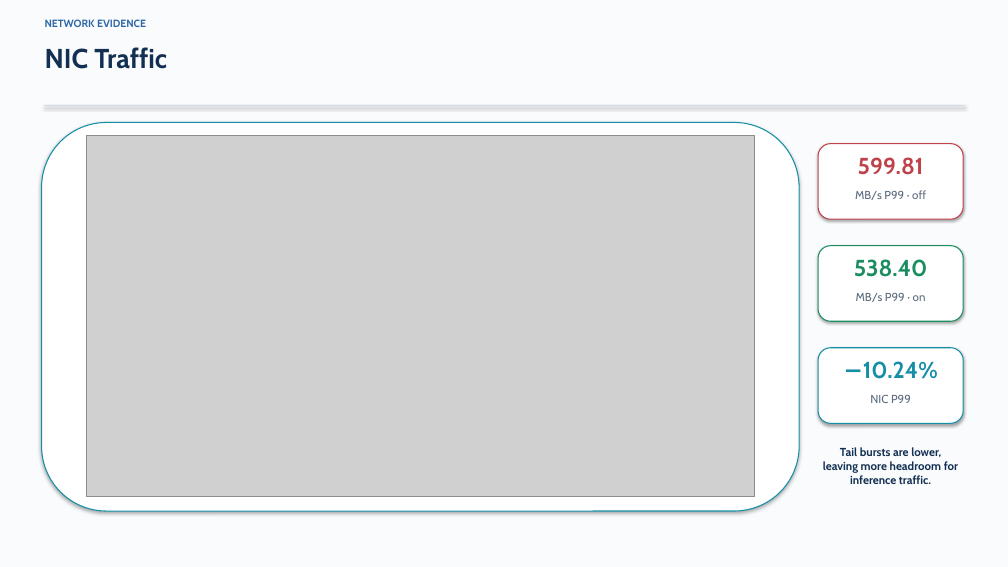
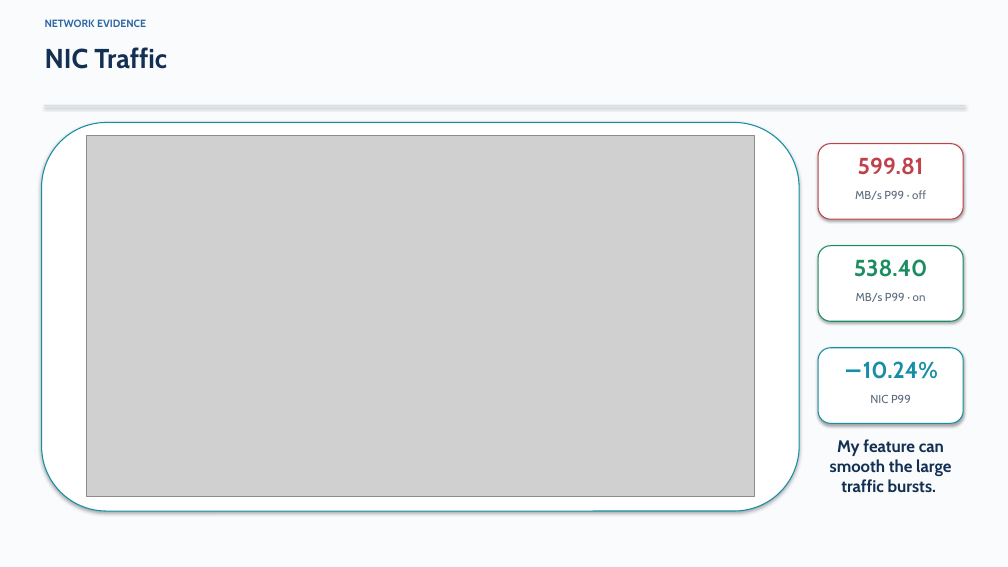
Before and after one commit to DOCCA0/vllm, a slide deck: slide 13 of benchmarks/eplb_rebalance/presentation/eplb_migration_batching.pptx. Drawn at 1008x567 pixels with LibreOffice and Linux fonts; fonts in the diff are those of the drawing; grey boxes stand for pictures. Boxes give left, top, right and bottom in pixels: in the first picture for what was removed or moved away, otherwise in the second. Text is boxed around its words. In the diff, an @@ line names an element or a change of style, - is before the commit and + after.

```diff
--- a/benchmarks/eplb_rebalance/presentation/eplb_migration_batching.pptx
+++ b/benchmarks/eplb_rebalance/presentation/eplb_migration_batching.pptx
@@ text at (830, 439, 951, 492): text changed; size 11 to 16 pt @@
-Tail bursts are lower, leaving more headroom for inference traffic.
+My feature can smooth the large traffic bursts.
```
Also in this commit, not shown: 13 other slides changed, 3 other files.
